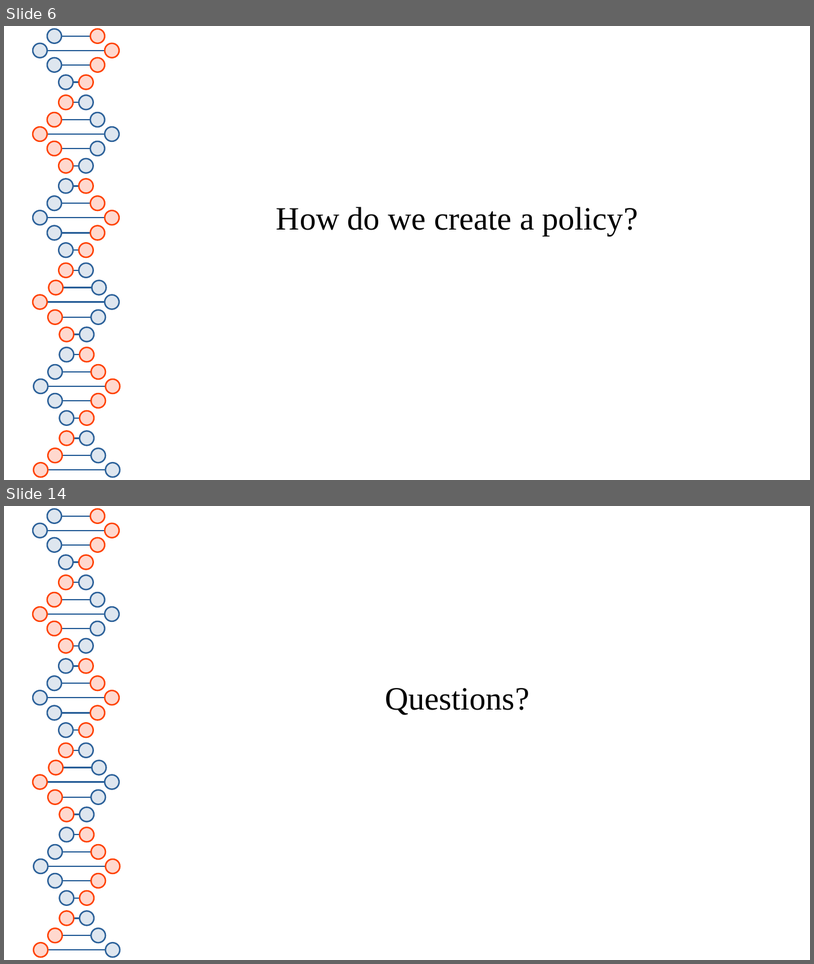
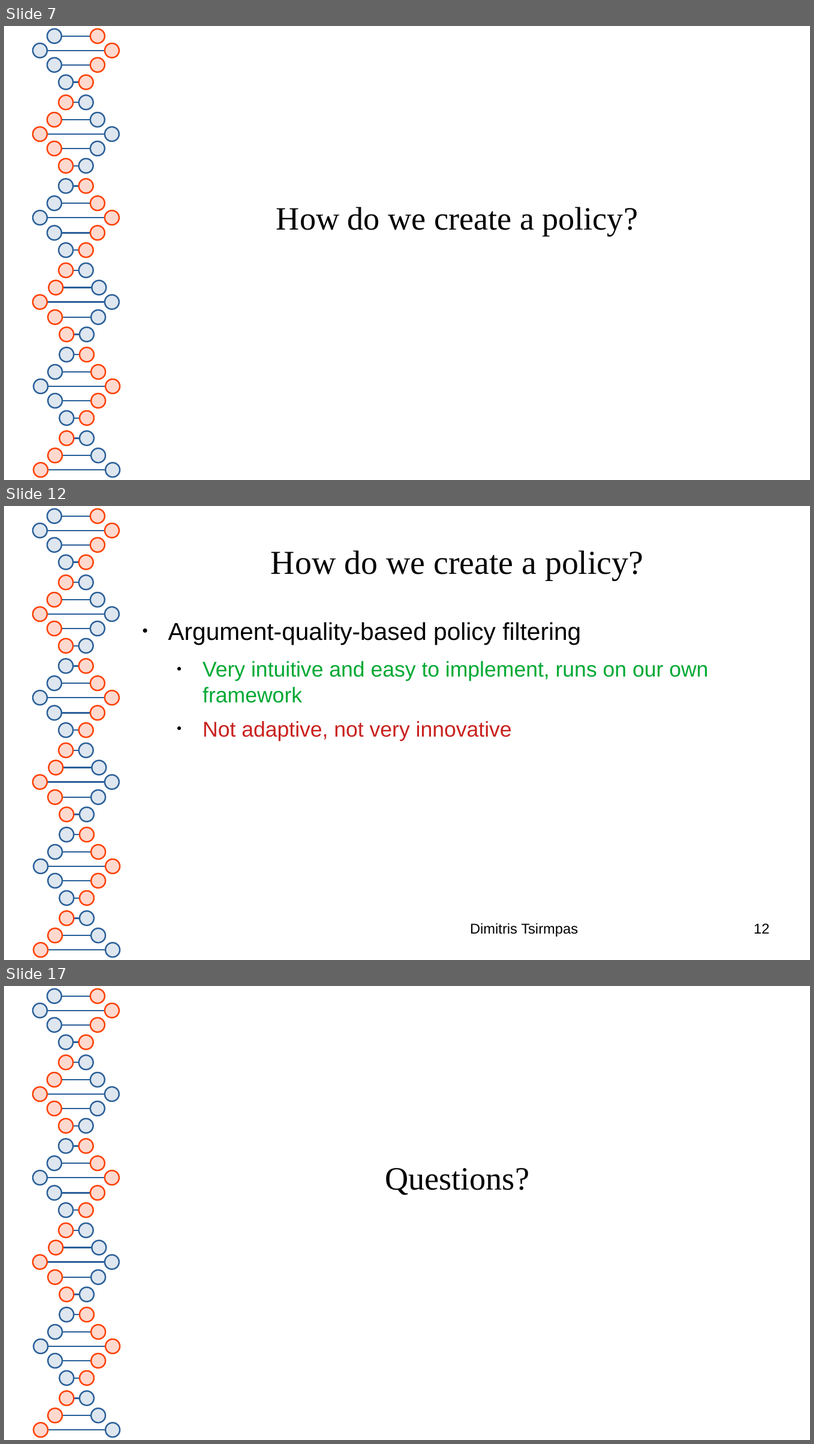
Before and after one commit to dimits-ts/llm_moderation_research, a slide deck: presentations/llm_policy_feasibility.odp. Shown one above the other, each under a label of ours: slides 6 and 14 before the commit, slides 7, 12 and 17 after it; the slides between them are not shown. The pictures are 814x964 and 814x1444 pixels, drawn with LibreOffice and Linux fonts; fonts in the diff are those of the drawing. Boxes give left, top, right and bottom in pixels: in the first picture for what was removed or moved away, otherwise in the second. Text is boxed around its words. In the diff, an @@ line names an element or a change of style, - is before the commit and + after.

```diff
--- a/presentations/llm_policy_feasibility.odp
+++ b/presentations/llm_policy_feasibility.odp
@@ slide 12 added at <box>4,506,810,960</box>, background #FFFFFF; not listed: 81 template elements that a slide beside it also shows @@
@@ title added at <box>271,550,644,580</box>, 33 pt, text #050505 @@
+How do we create a policy?
@@ text added at <box>168,622,708,741</box>, 21 pt, text #00A933 @@
+● Argument-quality-based policy filtering
+  ● Very intuitive and easy to implement, runs on our own framework
+  ● Not adaptive, not very innovative
@@ text added at <box>470,922,578,936</box>, 14 pt, text #000000 @@
+Dimitris Tsirmpas
@@ page number added at <box>754,923,770,933</box>, 14 pt, text #000000 @@
+12
@@ what was slide 6 is now slide 7 @@
@@ what was slide 14 is now slide 17 @@
```
Also in this commit, not shown: 8 slides changed, 2 other slides added.
